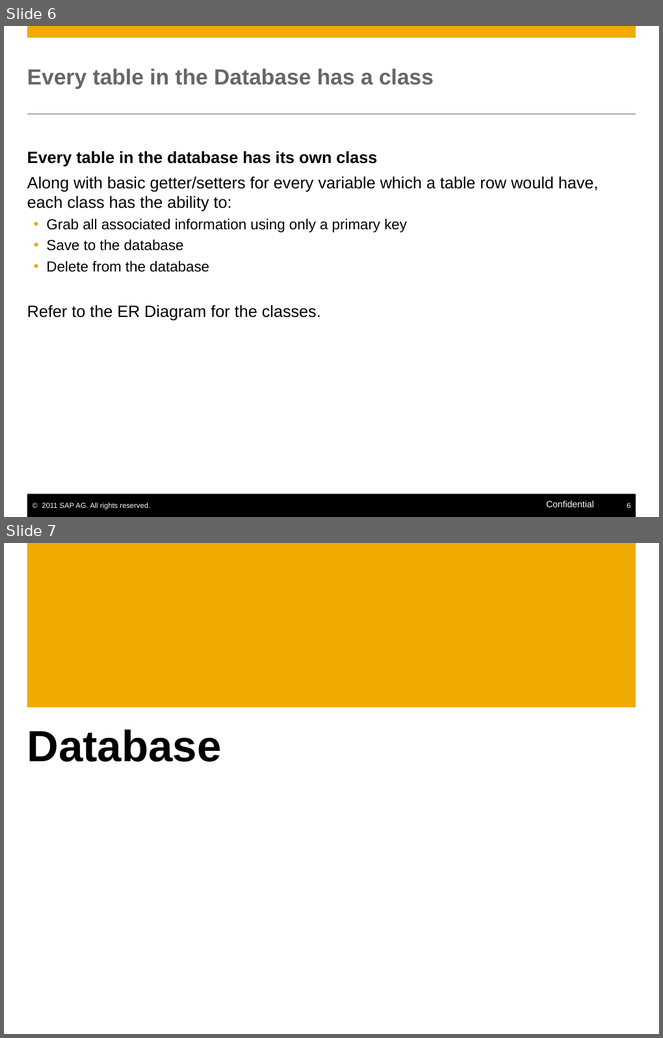
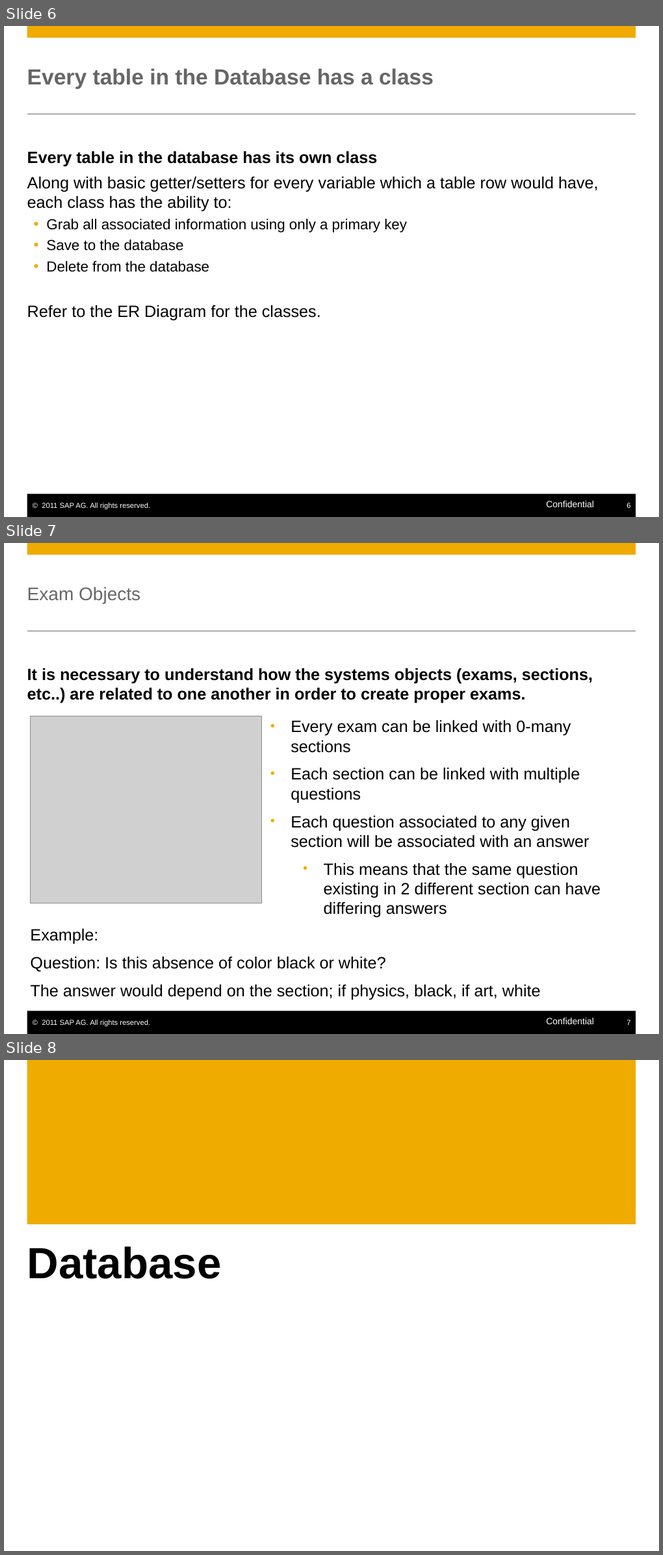
Before and after one commit to evanlouie/EXAM_system, a slide deck: The Exam System - Documentation.pptx. Shown one above the other, each under a label of ours: slides 6 and 7 before the commit, slides 6, 7 and 8 after it. The pictures are 663x1038 and 663x1555 pixels, drawn with LibreOffice and Linux fonts; fonts in the diff are those of the drawing; grey boxes stand for pictures; background and template pictures are left out. Boxes give left, top, right and bottom in pixels: in the first picture for what was removed or moved away, otherwise in the second. Text is boxed around its words. In the diff, an @@ line names an element or a change of style, - is before the commit and + after.

```diff
--- a/The Exam System - Documentation.pptx
+++ b/The Exam System - Documentation.pptx
@@ slide 7 added at (x1=4, y1=543, x2=659, y2=1034), background #FFFFFF; not listed: 6 template elements that a slide beside it also shows @@
@@ title added at (x1=27, y1=587, x2=140, y2=603), 20 pt, text #666666 @@
+Exam Objects
@@ text added at (x1=27, y1=668, x2=593, y2=704), 18 pt, text #000000, bold @@
+It is necessary to understand how the systems objects (exams, sections, etc..) are related to one another in order to create proper exams.
@@ picture added at (x1=30, y1=716, x2=262, y2=903) @@
@@ text added at (x1=291, y1=720, x2=601, y2=918), 18 pt, text #000000 @@
+• Every exam can be linked with 0-many sections
+• Each section can be linked with multiple questions
+• Each question associated to any given section will be associated with an answer
+  • This means that the same question existing in 2 different section can have differing answers
@@ text added at (x1=30, y1=928, x2=541, y2=1000), 18 pt, text #000000 @@
+Example:
+Question: Is this absence of color black or white?
+The answer would depend on the section; if physics, black, if art, white
@@ what was slide 7 is now slide 8 @@
```
Also in this commit, not shown: 2 other files.
